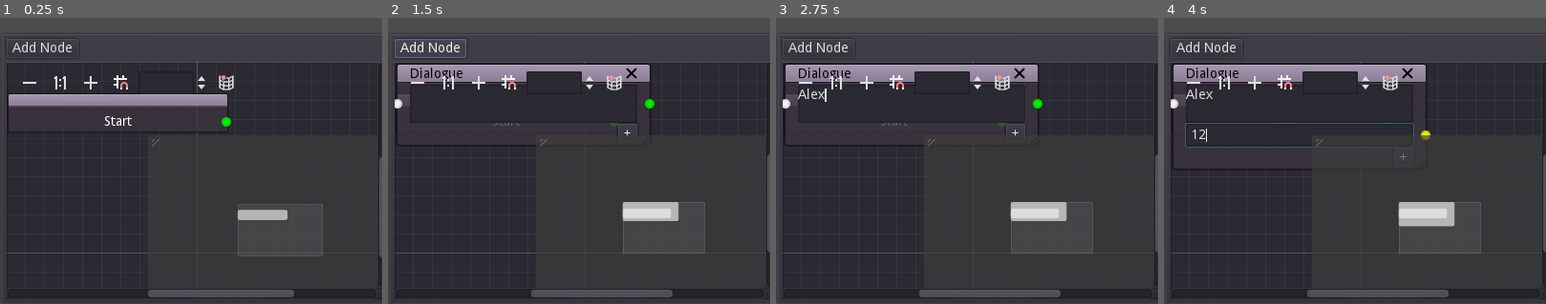
Above: before the commit, frames 1-4 (left to right).
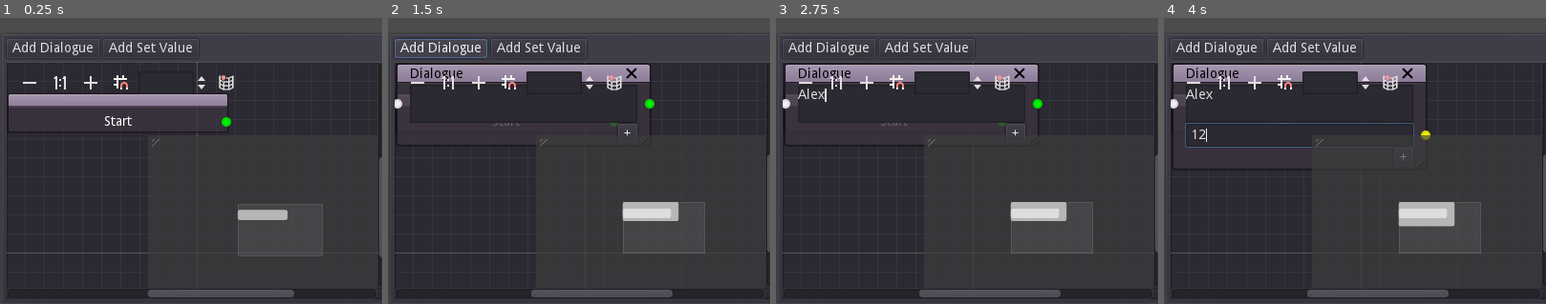
Above: after the commit, the same moments.

Repository: marschium/story_maker
Game: Godot game, scene res://Editor.tscn
The game is run twice, just before and just after one commit, with the same random seed, the same clock (stepped at 60 frames per second) and the same inputs. The project has no main scene, so this scene is started directly.
Inputs (mouse positions are % of the whole screen's width and height, from its top left):
- Up to frame 1 (0.25 s): no input
- Up to frame 2 (1.5 s): click (72, 96) at 0.52 s; type "12" at 0.6 s; click "Add Node" (after the commit: "Add Dialogue") at 1.25 s
- Up to frame 3 (2.75 s): click (18, 65) at 2.02 s; type "Alex" at 2.1 s
- Up to frame 4 (4 s): click "+" at 2.75 s; click (18, 70) at 3.52 s; type "12" at 3.6 s
The pictures show only the part of the screen within x 0-50%, y 50-100%; the shares and areas given below are measured in that part.

The runs differ from the first frame. In frame 1, 0.6% of the frame differs, in the area x 11-51%, y 7-13%; in frame 2, 0.6%, in the area x 11-51%, y 7-14%; in frame 3, 0.6%; in frame 4, 0.6%.

Commit message:
started on value change states

Diff:
--- a/Editor.gd
+++ b/Editor.gd
@@ -4,35 +4,45 @@
 onready var world = $VBoxContainer/HBoxContainer/VBoxContainer/ViewportContainer/Viewport/World
 onready var tab_container = $VBoxContainer/HBoxContainer/TabContainer
 onready var dialogue_editor = $VBoxContainer/HBoxContainer/VBoxContainer/DialogueEditorElement
+onready var value_editor = $VBoxContainer/HBoxContainer/TabContainer/Values
 
 var state_machine = preload("res://GameStateMachine.tscn")
 var dialogue_container = preload("res://dialogue//GameDialogueContainer.tscn")
+var value_store = preload("res://GameValueStore.tscn")
 
 func _ready():
-    pass
+	pass
 
 func _export_game():
-    var scene_to_save = world.get_scene_to_save()
+	# images
+	var scene_to_save = world.get_scene_to_save()
 
-    var dc = dialogue_container.instance()
-    scene_to_save.add_child(dc)
-    dc.set_owner(scene_to_save)
+	# global values
+	var vs = value_store.instance()
+	vs.lookup = value_editor.get_values()
+	scene_to_save.add_child(vs)
+	vs.set_owner(scene_to_save)
 
-    var sm = state_machine.instance()
-    sm.state_dict = dialogue_editor.get_dialogue()
-    scene_to_save.add_child(sm)
-    sm.set_owner(scene_to_save)
-    scene_to_save.move_child(sm, get_child_count() - 1) # force to the front
+	# dialogue and logic
+	var dc = dialogue_container.instance()
+	scene_to_save.add_child(dc)
+	dc.set_owner(scene_to_save)
 
-    var packed_scene = PackedScene.new()
-    packed_scene.pack(scene_to_save)
-    ResourceSaver.save("user://world.tscn", packed_scene)
+	var sm = state_machine.instance()
+	sm.state_dict = dialogue_editor.get_dialogue()
+	scene_to_save.add_child(sm)
+	sm.set_owner(scene_to_save)
+	scene_to_save.move_child(sm, get_child_count() - 1) # force to the front
 
-    var packer = PCKPacker.new()
-    packer.pck_start("user://game.pck")
-    packer.add_file("res://main.tscn", "user://world.tscn")
-    world.save_resources_to_packer(packer)
-    packer.flush()
+	var packed_scene = PackedScene.new()
+	packed_scene.pack(scene_to_save)
+	ResourceSaver.save("user://world.tscn", packed_scene)
+
+	var packer = PCKPacker.new()
+	packer.pck_start("user://game.pck")
+	packer.add_file("res://main.tscn", "user://world.tscn")
+	world.save_resources_to_packer(packer)
+	packer.flush()
 
 func _on_MenuButton_save_selected():
-    _export_game()
+	_export_game()
--- a/GameRunner.gd
+++ b/GameRunner.gd
@@ -7,34 +7,34 @@
 
 # Called when the node enters the scene tree for the first time.
 func _ready():
-    var res = ProjectSettings.load_resource_pack(load_path)
-    var World = ResourceLoader.load("res://main.tscn")
-    var world = World.instance()
-    add_child(world)
+	var res = ProjectSettings.load_resource_pack(load_path)
+	var World = ResourceLoader.load("res://main.tscn")
+	var world = World.instance()
+	add_child(world)
 
-    var state = World.get_state()
-    for idx in range(0, state.get_node_count() ):
-        var node_name = state.get_node_name(idx)
-        var node = find_node(node_name, true, false)
-        for propIdx in range(0, state.get_node_property_count(idx) ):
-            var pname = state.get_node_property_name(idx, propIdx)
-            var pvalue = state.get_node_property_value(idx, propIdx)
-            if pname != "script" && pname != "__meta__": # TODO ignore script?
-                node.set(pname, pvalue)
-        if node && node.has_method("setup"):
-            node.setup()
+	var state = World.get_state()
+	for idx in range(0, state.get_node_count() ):
+		var node_name = state.get_node_name(idx)
+		var node = find_node(node_name, true, false)
+		for propIdx in range(0, state.get_node_property_count(idx) ):
+			var pname = state.get_node_property_name(idx, propIdx)
+			var pvalue = state.get_node_property_value(idx, propIdx)
+			if pname != "script" && pname != "__meta__": # TODO ignore script?
+				node.set(pname, pvalue)
+		if node && node.has_method("setup"):
+			node.setup()
 
-    # connect state changes to dialogue e.t.c
-    dialogue_node = find_node("GameDialogueContainer", true, false)
-    dialogue_node.connect("dialogue_finished", self, "_on_Dialogue_finished")
+	# connect state changes to dialogue e.t.c
+	dialogue_node = find_node("GameDialogueContainer", true, false)
+	dialogue_node.connect("dialogue_finished", self, "_on_Dialogue_finished")
 
-    state_machine_node = find_node("GameStateMachine", true, false)
-    state_machine_node.connect("dialogue", dialogue_node, "show_dialogue")
+	state_machine_node = find_node("GameStateMachine", true, false)
+	state_machine_node.connect("dialogue", dialogue_node, "show_dialogue")
 
 func _process(delta):
-    if not started:
-        started = true
-        state_machine_node.next_state()
+	if not started:
+		started = true
+		state_machine_node.next_state()
 
 func _on_Dialogue_finished(option_selected):
-    state_machine_node.next_state([option_selected])
+	state_machine_node.next_state([option_selected])
--- /dev/null
+++ b/GameValueStore.gd
@@ -0,0 +1,18 @@
+extends Node2D
+
+signal changed(name, value)
+
+export var lookup = {}
+
+# Called when the node enters the scene tree for the first time.
+func _ready():
+	pass # Replace with function body.
+
+func set(name, value):
+	var current = lookup.get(name)
+	lookup[name] = value
+	if current != value:
+		emit_signal("changed", name , value)
+
+func get(name):
+	return lookup.get(name)
--- /dev/null
+++ b/GameValueStore.tscn
@@ -0,0 +1,6 @@
+[gd_scene load_steps=2 format=2]
+
+[ext_resource path="res://GameValueStore.gd" type="Script" id=1]
+
+[node name="GameValueStore" type="Node2D"]
+script = ExtResource( 1 )
--- /dev/null
+++ b/LogicGraphNode.gd
@@ -0,0 +1,23 @@
+extends GraphNode
+
+var option_idx = 1
+
+var dialogue_out = 0
+var dialogue_in = 1
+var dialogue_in_slot_type = 1
+var dialogue_out_slot_type = 2
+var has_options = false
+
+
+func slot_to_option(slot_idx):
+	if not has_options:
+		return ""
+	return get_child(slot_idx + 1).text
+
+# Called when the node enters the scene tree for the first time.
+func _ready():
+	set_slot(dialogue_out, true, dialogue_in_slot_type, Color(1, 1, 1), true, dialogue_out_slot_type, Color(0, 1, 0))
+
+# Called every frame. 'delta' is the elapsed time since the previous frame.
+#func _process(delta):
+#	pass
--- /dev/null
+++ b/SetValueGraphNode.gd
@@ -0,0 +1,6 @@
+extends "res://LogicGraphNode.gd"
+
+
+# Called when the node enters the scene tree for the first time.
+func _ready():
+	pass # Replace with function body.
--- /dev/null
+++ b/SetValueGraphNode.tscn
@@ -0,0 +1,42 @@
+[gd_scene load_steps=2 format=2]
+
+[ext_resource path="res://SetValueGraphNode.gd" type="Script" id=1]
+
+[node name="SetValueGraphNode" type="GraphNode"]
+margin_right = 243.0
+margin_bottom = 54.0
+title = "Set Value"
+show_close = true
+slot/0/left_enabled = false
+slot/0/left_type = 0
+slot/0/left_color = Color( 1, 1, 1, 1 )
+slot/0/right_enabled = false
+slot/0/right_type = 0
+slot/0/right_color = Color( 1, 1, 1, 1 )
+script = ExtResource( 1 )
+__meta__ = {
+"_edit_use_anchors_": false
+}
+
+[node name="HBoxContainer" type="HBoxContainer" parent="."]
+margin_left = 16.0
+margin_top = 24.0
+margin_right = 227.0
+margin_bottom = 48.0
+size_flags_horizontal = 3
+size_flags_vertical = 3
+
+[node name="NameEdit" type="LineEdit" parent="HBoxContainer"]
+margin_right = 103.0
+margin_bottom = 24.0
+size_flags_horizontal = 3
+size_flags_vertical = 3
+placeholder_text = "Name"
+
+[node name="ValueEdit" type="LineEdit" parent="HBoxContainer"]
+margin_left = 107.0
+margin_right = 211.0
+margin_bottom = 24.0
+size_flags_horizontal = 3
+size_flags_vertical = 3
+placeholder_text = "Value"
--- a/ValueEditor.gd
+++ b/ValueEditor.gd
@@ -5,9 +5,14 @@
 
 
 func _ready():
-    pass # Replace with function body.
+	pass # Replace with function body.
 
+func get_values():
+	var values = {}
+	for i in $VBoxContainer/ScrollContainer/VBoxContainer.get_children():
+		values[i.get_name()] = i.get_value()
+	return values
 
 func _on_Button_pressed():
-    var v = ValueEditorElement.instance()
-    $VBoxContainer/ScrollContainer/VBoxContainer.add_child(v)
+	var v = ValueEditorElement.instance()
+	$VBoxContainer/ScrollContainer/VBoxContainer.add_child(v)
--- /dev/null
+++ b/ValueEditorElement.gd
@@ -0,0 +1,12 @@
+extends HBoxContainer
+
+
+# Called when the node enters the scene tree for the first time.
+func _ready():
+	pass # Replace with function body.
+
+func get_name():
+	return $NameEdit.text
+
+func get_value():
+	return $ValueEdit.text
--- a/ValueEditorElement.tscn
+++ b/ValueEditorElement.tscn
@@ -1,9 +1,15 @@
-[gd_scene format=2]
+[gd_scene load_steps=2 format=2]
+
+[ext_resource path="res://ValueEditorElement.gd" type="Script" id=1]
 
 [node name="ValueEditorElement" type="HBoxContainer"]
 margin_right = 353.0
 margin_bottom = 24.0
 size_flags_horizontal = 3
+script = ExtResource( 1 )
+__meta__ = {
+"_edit_use_anchors_": false
+}
 
 [node name="NameEdit" type="LineEdit" parent="."]
 margin_right = 174.0
--- a/World.gd
+++ b/World.gd
@@ -6,26 +6,26 @@
 
 # Called when the node enters the scene tree for the first time.
 func _ready():
-    pass
+	pass
 
 
 func get_scene_to_save():
-    var root = Node2D.new()
-    for child in get_children():
-        if child is editor_element_class:
-            var c = child.get_item_to_save()
-            root.add_child(c)
-            c.set_owner(root)
-    return root
+	var root = Node2D.new()
+	for child in get_children():
+		if child is editor_element_class:
+			var c = child.get_item_to_save()
+			root.add_child(c)
+			c.set_owner(root)
+	return root
 
 func save_resources_to_packer(packer):
-    for child in get_children():
-        if child is editor_element_class:
-            child.save_resources_to_packer(packer)
+	for child in get_children():
+		if child is editor_element_class:
+			child.save_resources_to_packer(packer)
 
 func _on_PictureDownload_image_picked(image):
-    var e = editor_element.instance()
-    e.set_name("EditorElement")
-    e.initalise(image)
-    add_child(e)
-    move_child(e, 0)
+	var e = editor_element.instance()
+	e.set_name("EditorElement")
+	e.initalise(image)
+	add_child(e)
+	move_child(e, 0)
--- a/dialogue/Dialogue.gd
+++ b/dialogue/Dialogue.gd
@@ -8,7 +8,7 @@
 
 # Called when the node enters the scene tree for the first time.
 func _ready():
-    pass # Replace with function body.
+	pass # Replace with function body.
 
 func _on_Template_selected(text):
-    emit_signal("set_dialogue", text)
+	emit_signal("set_dialogue", text)
--- a/dialogue/DialogueEditorElement.gd
+++ b/dialogue/DialogueEditorElement.gd
@@ -2,9 +2,9 @@
 
 # Called when the node enters the scene tree for the first time.
 func _ready():
-    var view_size = get_viewport().size
-    rect_size = Vector2(view_size.x, view_size.y / 3)
-    rect_position = Vector2(0, view_size.y - rect_size.y)
+	var view_size = get_viewport().size
+	rect_size = Vector2(view_size.x, view_size.y / 3)
+	rect_position = Vector2(0, view_size.y - rect_size.y)
 
 func get_dialogue():
-    return $DialogueGraphCreator.get_dialogue()
+	return $DialogueGraphCreator.get_dialogue()
--- a/dialogue/DialogueGraphCreator.gd
+++ b/dialogue/DialogueGraphCreator.gd
@@ -7,63 +7,63 @@
 # Called when the node enters
 # the scene tree for the first time.
 func _ready():
-    $VBoxContainer/GraphEdit.add_valid_connection_type(1, 2)
-    $VBoxContainer/GraphEdit/DialogueStartNode.offset = Vector2(0, 32)
-    pass # Replace with function body.
+	$VBoxContainer/GraphEdit.add_valid_connection_type(1, 2)
+	$VBoxContainer/GraphEdit/DialogueStartNode.offset = Vector2(0, 32)
+	pass # Replace with function body.
 
 
 func _on_AddButton_pressed():
-    var n = node.instance()
-    n.connect("close_request", self, "_on_GraphEdit_delete_nodes_request", [n])
-    $VBoxContainer/GraphEdit.add_child(n)
+	var n = node.instance()
+	n.connect("close_request", self, "_on_GraphEdit_delete_nodes_request", [n])
+	$VBoxContainer/GraphEdit.add_child(n)
 
 
 func _on_GraphEdit_connection_request(from, from_slot, to, to_slot):
-    for conn in  $VBoxContainer/GraphEdit.get_connection_list():
-        if conn.from == from && conn.from_port == from_slot:
-            $VBoxContainer/GraphEdit.disconnect_node(conn.from, conn.from_port, conn.to, conn.to_port)
-    $VBoxContainer/GraphEdit.connect_node(from, from_slot, to, to_slot)
+	for conn in  $VBoxContainer/GraphEdit.get_connection_list():
+		if conn.from == from && conn.from_port == from_slot:
+			$VBoxContainer/GraphEdit.disconnect_node(conn.from, conn.from_port, conn.to, conn.to_port)
+	$VBoxContainer/GraphEdit.connect_node(from, from_slot, to, to_slot)
 
 
 func _on_GraphEdit_disconnection_request(from, from_slot, to, to_slot):
-    $VBoxContainer/GraphEdit.disconnect_node(from, from_slot, to, to_slot)
+	$VBoxContainer/GraphEdit.disconnect_node(from, from_slot, to, to_slot)
 
 
 func _on_GraphEdit_delete_nodes_request(node):
-    for connection in $VBoxContainer/GraphEdit.get_connection_list():
-        var from_node = $VBoxContainer/GraphEdit.get_node(connection["from"])
-        var to_node = $VBoxContainer/GraphEdit.get_node(connection["to"])
-        if from_node == node or to_node == node:
-            $VBoxContainer/GraphEdit.disconnect_node(connection["from"], connection["from_port"], connection["to"], connection["to_port"])
-    node.queue_free()
+	for connection in $VBoxContainer/GraphEdit.get_connection_list():
+		var from_node = $VBoxContainer/GraphEdit.get_node(connection["from"])
+		var to_node = $VBoxContainer/GraphEdit.get_node(connection["to"])
+		if from_node == node or to_node == node:
+			$VBoxContainer/GraphEdit.disconnect_node(connection["from"], connection["from_port"], connection["to"], connection["to_port"])
+	node.queue_free()
 
 
 func get_dialogue():
 
-    # build dicts for all the nodes
-    # build nested structure by looking at the connections
-    var start_node_name = null
-    var dialogue_dicts = {}
-    for child in $VBoxContainer/GraphEdit.get_children():
-        if child is GraphNode and child != $VBoxContainer/GraphEdit/DialogueStartNode:
-            var d = {
-                "text": child.get_text(),
-                "options": {}
-            }
-            dialogue_dicts[child.name] = d
+	# build dicts for all the nodes
+	# build nested structure by looking at the connections
+	var start_node_name = null
+	var dialogue_dicts = {}
+	for child in $VBoxContainer/GraphEdit.get_children():
+		if child is GraphNode and child != $VBoxContainer/GraphEdit/DialogueStartNode:
+			var d = {
+				"text": child.get_text(),
+				"options": {}
+			}
+			dialogue_dicts[child.name] = d
 
-    var connections = $VBoxContainer/GraphEdit.get_connection_list()
-    for i in range(0, len(connections)):
-        var connection = connections[i]
-        var from_node = $VBoxContainer/GraphEdit.get_node(connection["from"])
-        var to_node = $VBoxContainer/GraphEdit.get_node(connection["to"])
-        if from_node == $VBoxContainer/GraphEdit/DialogueStartNode:
-            start_node_name = to_node.name
-        else:
-            var from_node_name = from_node.name
-            var to_node_name = to_node.name
-            var from_option = from_node.slot_to_option(connection["from_port"])
-            dialogue_dicts[from_node_name]["options"][from_option] = dialogue_dicts[to_node_name]
+	var connections = $VBoxContainer/GraphEdit.get_connection_list()
+	for i in range(0, len(connections)):
+		var connection = connections[i]
+		var from_node = $VBoxContainer/GraphEdit.get_node(connection["from"])
+		var to_node = $VBoxContainer/GraphEdit.get_node(connection["to"])
+		if from_node == $VBoxContainer/GraphEdit/DialogueStartNode:
+			start_node_name = to_node.name
+		else:
+			var from_node_name = from_node.name
+			var to_node_name = to_node.name
+			var from_option = from_node.slot_to_option(connection["from_port"])
+			dialogue_dicts[from_node_name]["options"][from_option] = dialogue_dicts[to_node_name]
 
-    # TODO error if no start
-    return dialogue_dicts[start_node_name]
+	# TODO error if no start
+	return dialogue_dicts[start_node_name]
--- a/dialogue/DialogueGraphCreator.tscn
+++ b/dialogue/DialogueGraphCreator.tscn
@@ -22,10 +22,16 @@
 margin_right = 800.0
 margin_bottom = 20.0
 
-[node name="AddButton" type="Button" parent="VBoxContainer/HBoxContainer"]
-margin_right = 75.0
+[node name="AddDialogueButton" type="Button" parent="VBoxContainer/HBoxContainer"]
+margin_right = 97.0
 margin_bottom = 20.0
-text = "Add Node"
+text = "Add Dialogue"
+
+[node name="AddSetValueButton" type="Button" parent="VBoxContainer/HBoxContainer"]
+margin_left = 101.0
+margin_right = 201.0
+margin_bottom = 20.0
+text = "Add Set Value"
 
 [node name="GraphEdit" type="GraphEdit" parent="VBoxContainer"]
 margin_top = 24.0
@@ -39,7 +45,7 @@
 
 [node name="DialogueStartNode" parent="VBoxContainer/GraphEdit" instance=ExtResource( 2 )]
 mouse_filter = 1
-[connection signal="pressed" from="VBoxContainer/HBoxContainer/AddButton" to="." method="_on_AddButton_pressed"]
+[connection signal="pressed" from="VBoxContainer/HBoxContainer/AddDialogueButton" to="." method="_on_AddButton_pressed"]
 [connection signal="connection_request" from="VBoxContainer/GraphEdit" to="." method="_on_GraphEdit_connection_request"]
 [connection signal="delete_nodes_request" from="VBoxContainer/GraphEdit" to="." method="_on_GraphEdit_delete_nodes_request"]
 [connection signal="disconnection_request" from="VBoxContainer/GraphEdit" to="." method="_on_GraphEdit_disconnection_request"]
--- a/dialogue/DialogueGraphNode.gd
+++ b/dialogue/DialogueGraphNode.gd
@@ -1,34 +1,13 @@
-extends GraphNode
-
-
-# Declare member variables here. Examples:
-# var a = 2
-# var b = "text"
-var option_idx = 1
-
-var dialogue_out = 0
-var dialogue_in = 1
-var dialogue_in_slot_type = 1
-var dialogue_out_slot_type = 2
-var has_options = false
-
-func slot_to_option(slot_idx):
-    if not has_options:
-        return ""
-    return get_child(slot_idx + 1).text
-
-# Called when the node enters the scene tree for the first time.
-func _ready():
-    set_slot(dialogue_out, true, dialogue_in_slot_type, Color(1, 1, 1), true, dialogue_out_slot_type, Color(0, 1, 0))
+extends "res://LogicGraphNode.gd"
 
 func get_text():
-    return $TextEdit.text
+	return $TextEdit.text
 
 func _on_AddOptionButton_pressed():
-    has_options = true
-    set_slot(dialogue_out, true, dialogue_in_slot_type, Color(1, 1, 1), false, dialogue_out_slot_type, Color(0, 1, 0))
-    var label = LineEdit.new()
-    add_child(label)
-    move_child(label, get_child_count() - 2)
-    set_slot(option_idx, false, dialogue_in_slot_type, Color(0, 1, 1), true, dialogue_out_slot_type, Color(1, 1, 0))
-    option_idx += 1
+	has_options = true
+	set_slot(dialogue_out, true, dialogue_in_slot_type, Color(1, 1, 1), false, dialogue_out_slot_type, Color(0, 1, 0))
+	var label = LineEdit.new()
+	add_child(label)
+	move_child(label, get_child_count() - 2)
+	set_slot(option_idx, false, dialogue_in_slot_type, Color(0, 1, 1), true, dialogue_out_slot_type, Color(1, 1, 0))
+	option_idx += 1
--- a/dialogue/GameDialogueContainer.gd
+++ b/dialogue/GameDialogueContainer.gd
@@ -7,39 +7,39 @@
 
 # Called when the node enters the scene tree for the first time.
 func _ready():
-    pass
+	pass
 
 func show_dialogue(text, options=[]):
-    print("Dialogue: ", text, options)
-    for c in $VBox/OptionContainer.get_children():
-        $VBox/OptionContainer.remove_child(c)
-    if dialogue_label:
-        $VBox/DialogueContainer.remove_child(dialogue_label)
-        dialogue_label.queue_free()
-    dialogue_label = DialogueLabel.instance()
-    dialogue_label.text_to_show = text
-    dialogue_label.connect("finished", self, "_on_DialogueLabel_finished")
-    $VBox/DialogueContainer.add_child(dialogue_label)
-    dialogue_label.set_process(true)
+	print("Dialogue: ", text, options)
+	for c in $VBox/OptionContainer.get_children():
+		$VBox/OptionContainer.remove_child(c)
+	if dialogue_label:
+		$VBox/DialogueContainer.remove_child(dialogue_label)
+		dialogue_label.queue_free()
+	dialogue_label = DialogueLabel.instance()
+	dialogue_label.text_to_show = text
+	dialogue_label.connect("finished", self, "_on_DialogueLabel_finished")
+	$VBox/DialogueContainer.add_child(dialogue_label)
+	dialogue_label.set_process(true)
 
-    yield(dialogue_label, "finished")
+	yield(dialogue_label, "finished")
 
-    # todo clear dialogue
-    if options:
-        for option in options:
-            var b = Button.new()
-            b.text = option
-            b.connect("pressed", self, "_on_OptionButton_pressed", [option])
-            $VBox/OptionContainer.add_child(b)
-    else:
-        emit_signal("dialogue_finished", null)
+	# todo clear dialogue
+	if options:
+		for option in options:
+			var b = Button.new()
+			b.text = option
+			b.connect("pressed", self, "_on_OptionButton_pressed", [option])
+			$VBox/OptionContainer.add_child(b)
+	else:
+		emit_signal("dialogue_finished", null)
 
 
 func setup():
-    var view_size = get_viewport().size
-    rect_size = Vector2(view_size.x, view_size.y / 6)
-    rect_position = Vector2(0, view_size.y - rect_size.y)
+	var view_size = get_viewport().size
+	rect_size = Vector2(view_size.x, view_size.y / 6)
+	rect_position = Vector2(0, view_size.y - rect_size.y)
 
 func _on_OptionButton_pressed(option):
-    print(option)
-    emit_signal("dialogue_finished", option)
+	print(option)
+	emit_signal("dialogue_finished", option)
